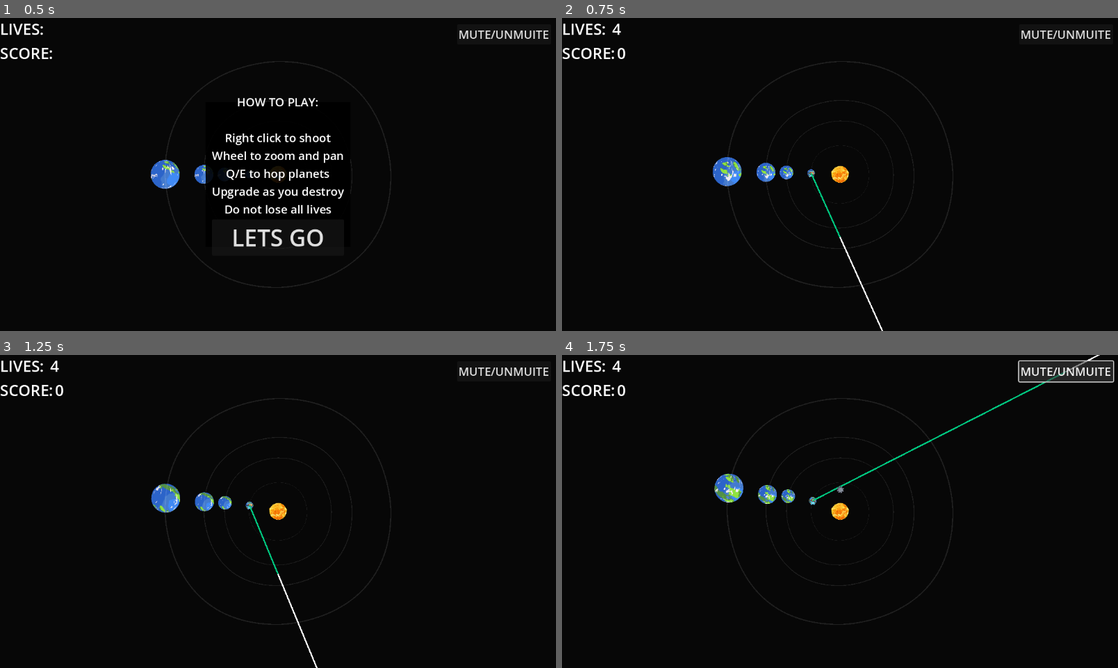
Above: before the commit, frames 1-4 (two rows, left to right).
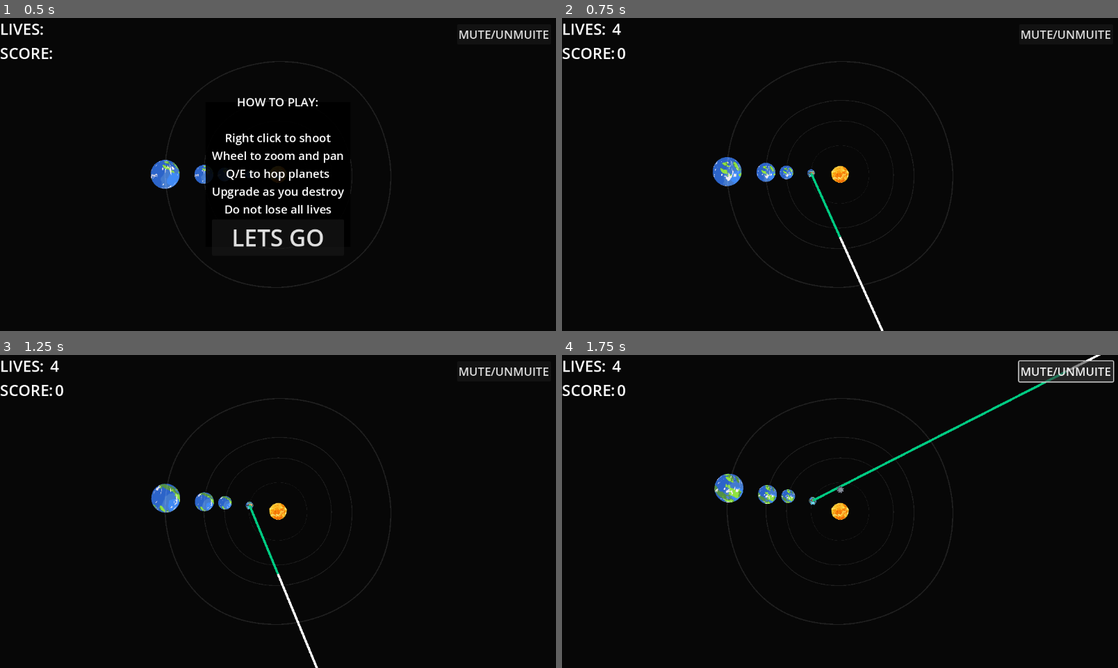
Above: after the commit, the same moments.

Repository: dkonc/GMTK2024
Game: Godot game, scene res://scenes/solarSystem.tscn
Two runs of this game, one before a commit and one after it. Both use one fixed random seed, a clock stepped at 60 frames per second and the inputs below.
Inputs:
- Up to frame 1 (0.5 s): no input
- Up to frame 2 (0.75 s): click "LETS GO" at 0.5 s
- Up to frame 3 (1.25 s): no input
- Up to frame 4 (1.75 s): click "MUTE/UNMUITE" at 1.25 s

Frame 1 is identical in both runs. In frame 2, 0.2% of the frame differs, in the area x 44-58%, y 49-100%; in frame 3, 0.2%; in frame 4, 0.3%, in the area x 45-97%, y 0-47%.

Commit message:
final final

Diff:
--- a/solardefender/scenes/Player/player.gd
+++ b/solardefender/scenes/Player/player.gd
@@ -12,8 +12,8 @@
 func _ready() -> void:
 	line_to_cursor.default_color = Color(0, 0.798, 0.513)
 	line_to_screen.default_color = Color(1, 1, 1, 1)
-	line_to_cursor.width = 5
-	line_to_screen.width = 5
+	line_to_cursor.width = 8
+	line_to_screen.width = 8
 	line_to_cursor.add_point(player.global_position)
 	line_to_screen.add_point(get_global_mouse_position())
 	line_to_cursor.add_point(get_global_mouse_position())
Not shown, changed: Exports/Exports.zip
Not shown, removed: Exports/index.apple-touch-icon.png
Not shown, removed: Exports/index.audio.worklet.js
Not shown, removed: Exports/index.html
Not shown, removed: Exports/index.icon.png
Not shown, removed: Exports/index.js
Not shown, removed: Exports/index.pck
Not shown, removed: Exports/index.png
Not shown, changed: Exports/index.wasm
